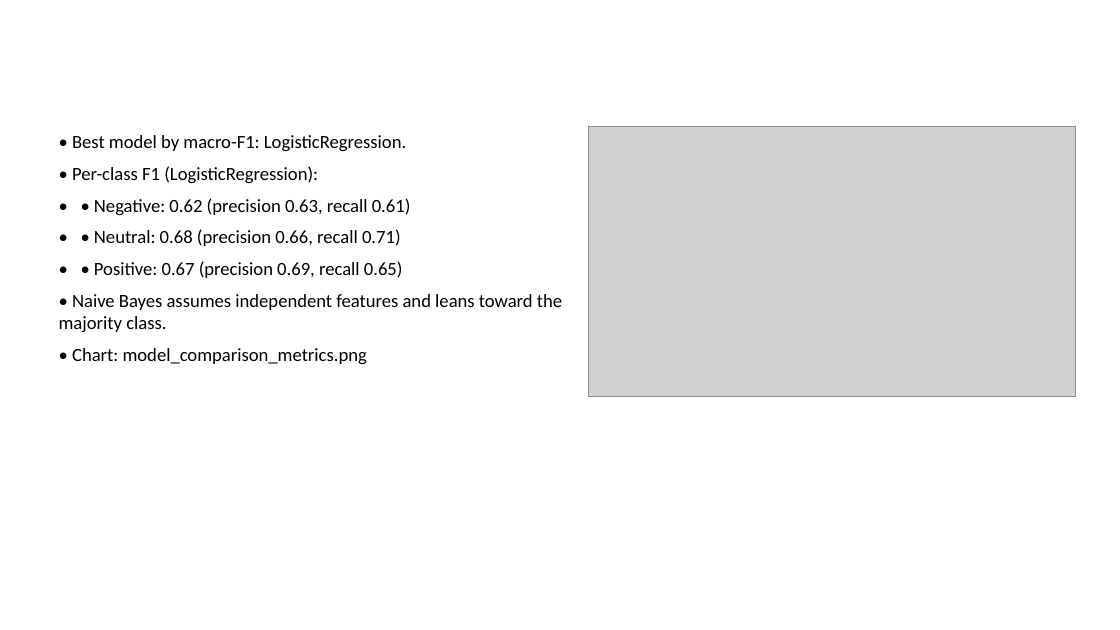
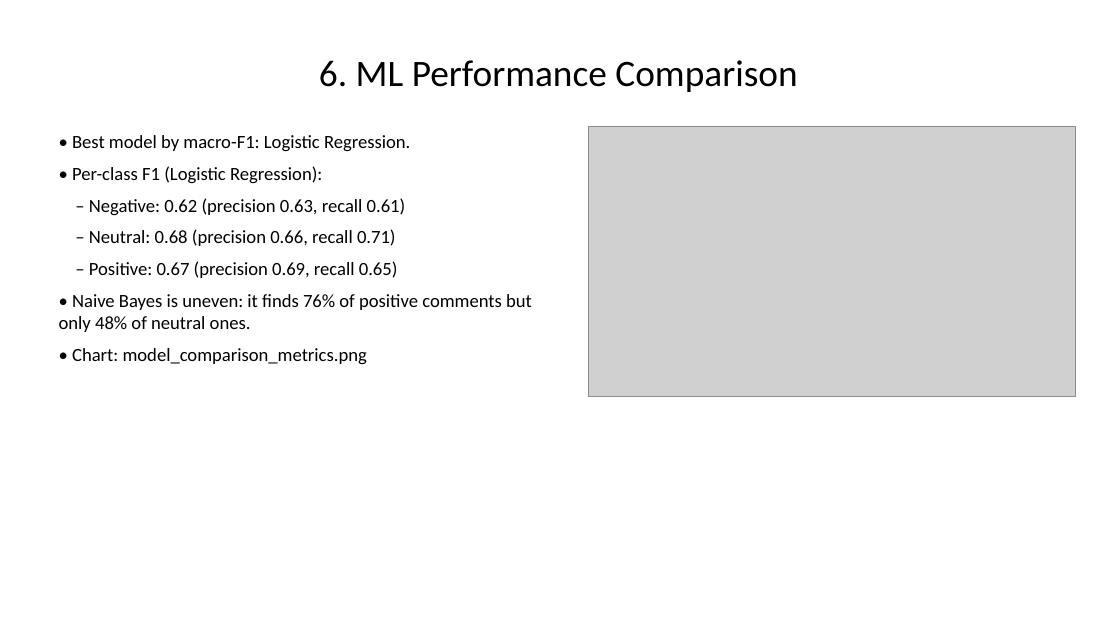
Before and after one commit to msallsundaee/Sentiment-Analysis, a slide deck: slide 7 of results/Sentiment_Analysis_Inflation.pptx. Drawn at 1120x630 pixels with LibreOffice and Linux fonts; fonts in the diff are those of the drawing; grey boxes stand for pictures. Boxes give left, top, right and bottom in pixels: in the first picture for what was removed or moved away, otherwise in the second. Text is boxed around its words. In the diff, an @@ line names an element or a change of style, - is before the commit and + after.

```diff
--- a/results/Sentiment_Analysis_Inflation.pptx
+++ b/results/Sentiment_Analysis_Inflation.pptx
@@ title added at <box>319,60,797,92</box>, 32 pt, text #000000 @@
+6. ML Performance Comparison
@@ text at <box>59,135,532,332</box>: text changed @@
-• Best model by macro-F1: LogisticRegression.
-• Per-class F1 (LogisticRegression):
-• • Negative: 0.62 (precision 0.63, recall 0.61)
-• • Neutral: 0.68 (precision 0.66, recall 0.71)
-• • Positive: 0.67 (precision 0.69, recall 0.65)
-• Naive Bayes assumes independent features and leans toward the majority class.
+• Best model by macro-F1: Logistic Regression.
+• Per-class F1 (Logistic Regression):
+– Negative: 0.62 (precision 0.63, recall 0.61)
+– Neutral: 0.68 (precision 0.66, recall 0.71)
+– Positive: 0.67 (precision 0.69, recall 0.65)
+• Naive Bayes is uneven: it finds 76% of positive comments but only 48% of neutral ones.
```
Also in this commit, not shown: 10 other slides changed, 12 other files.
